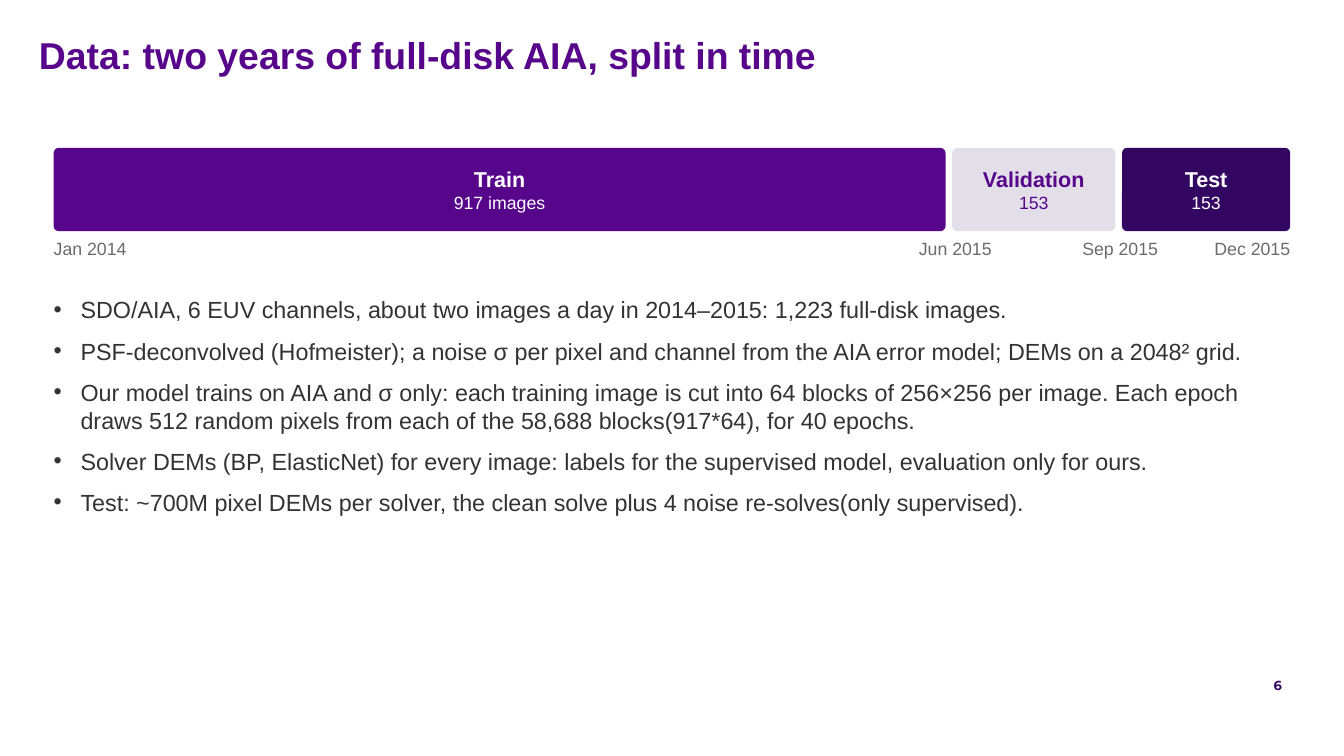
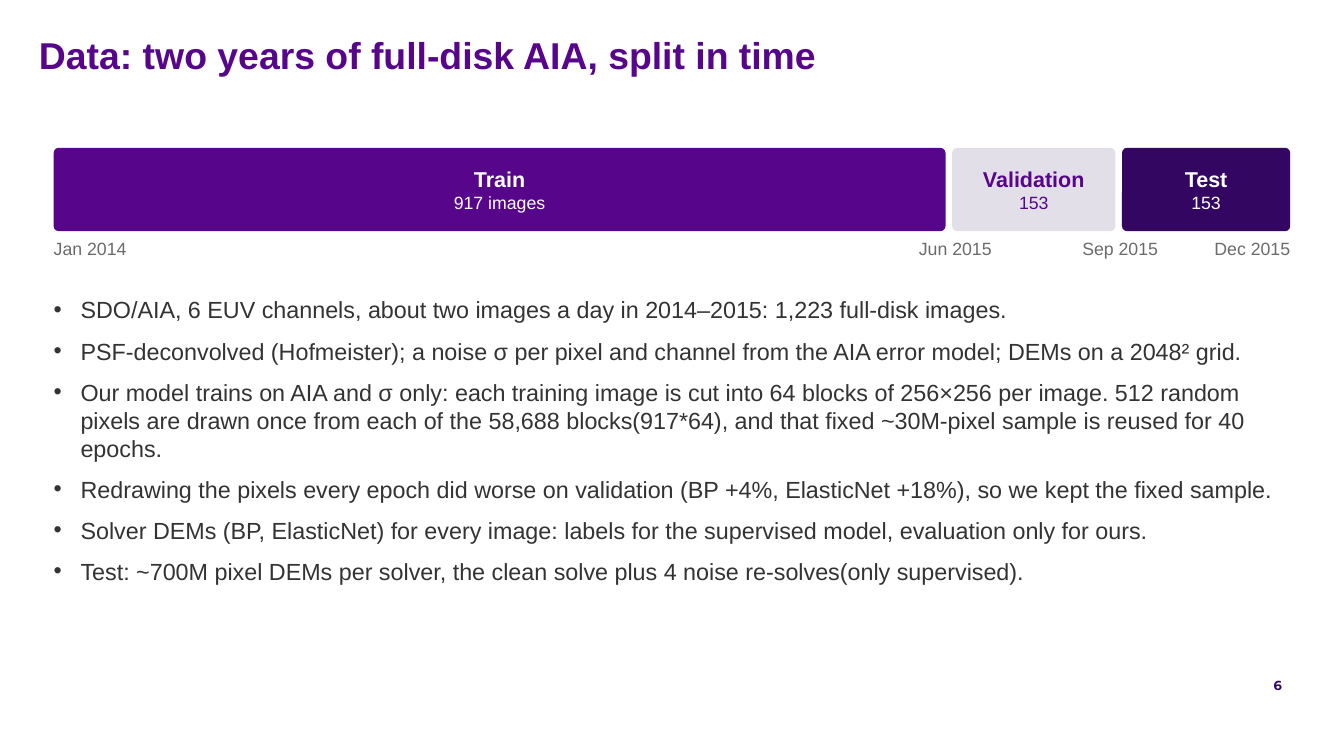
Before and after one commit to FruitPnchSamuraiG/solar-dem-inversion, a slide deck: slide 6 of slides/DEM_deck_v2.pptx. Drawn at 1344x756 pixels with LibreOffice and Linux fonts; fonts in the diff are those of the drawing; background and template pictures are left out. Boxes give left, top, right and bottom in pixels: in the first picture for what was removed or moved away, otherwise in the second. Text is boxed around its words. In the diff, an @@ line names an element or a change of style, - is before the commit and + after.

```diff
--- a/slides/DEM_deck_v2.pptx
+++ b/slides/DEM_deck_v2.pptx
@@ text at <box>81,384,1272,503</box>: text changed @@
-• Our model trains on AIA and σ only: each training image is cut into 64 blocks of 256×256 per image. Each epoch draws 512 random pixels from each of the 58,688 blocks(917*64), for 40 epochs.
+• Our model trains on AIA and σ only: each training image is cut into 64 blocks of 256×256 per image. 512 random pixels are drawn once from each of the 58,688 blocks(917*64), and that fixed ~30M-pixel sample is reused for 40 epochs.
+• Redrawing the pixels every epoch did worse on validation (BP +4%, ElasticNet +18%), so we kept the fixed sample.
```
Also in this commit, not shown: 2 other files.
